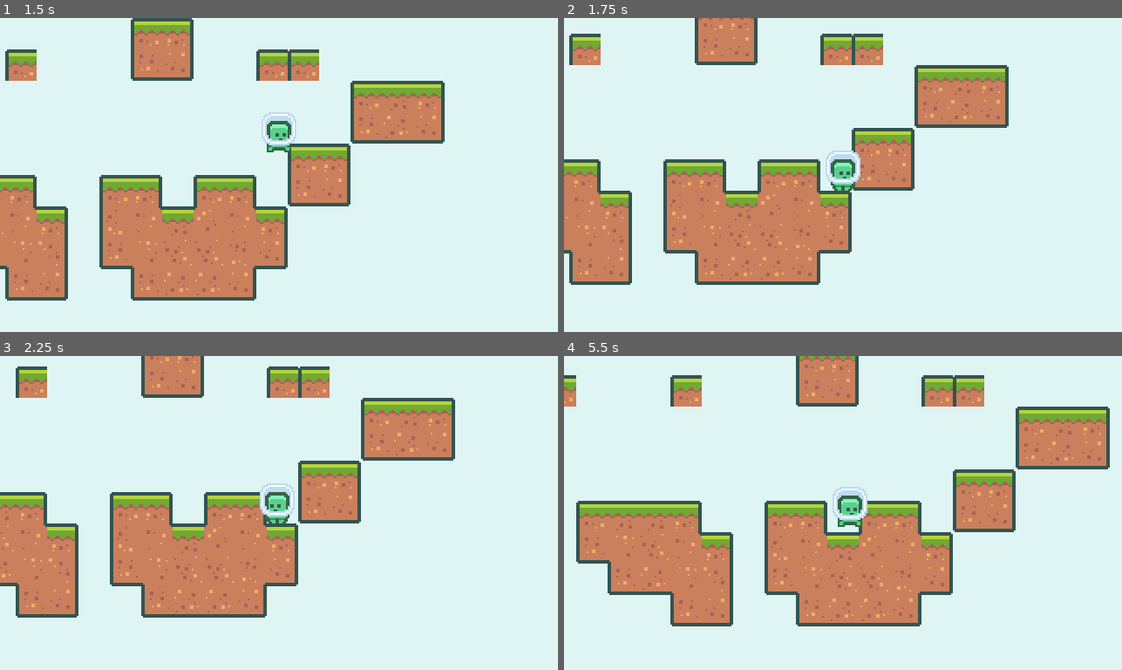
Above: before the commit, frames 1-4 (two rows, left to right).
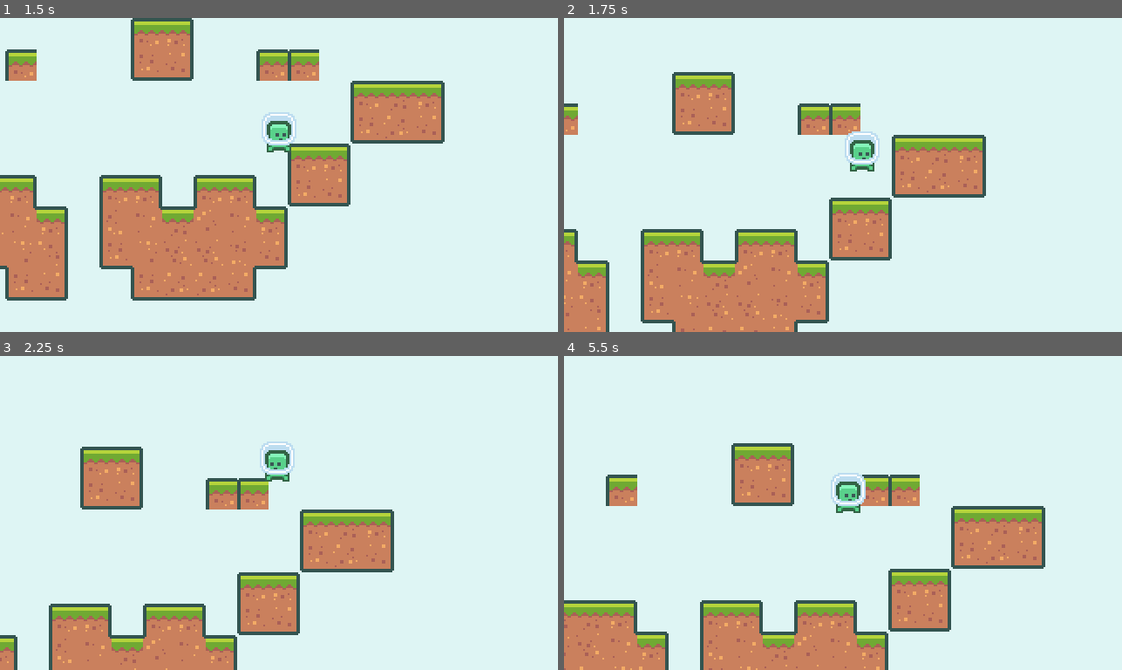
Above: after the commit, the same moments.

Repository: nahuakang/2dplatformer
Game: Godot game, scene res://scenes/Main.tscn
Same seed, same stepped clock (60 frames per second), same inputs: the game is played once before the commit and once after it.
Inputs:
- Up to frame 1 (1.5 s): hold W (jump) 0.53-1.28 s; hold D (move_right) from 0.53 s (still down); tap W (jump) at 1.35 s
- Up to frame 2 (1.75 s): keep holding D (move_right); tap W (jump) at 1.52 s
- Up to frame 3 (2.25 s): tap W (jump) at 1.82 s; release D (move_right) at 2.03 s; hold A (move_left) from 2.03 s (still down); hold W (jump) from 2.03 s (still down)
- Up to frame 4 (5.5 s): release A (move_left) at 2.78 s; release W (jump) at 2.78 s; hold D (move_right) 2.78-4.28 s; tap W (jump) at 2.85, 3.02, 3.32, 4.35, 4.52, 4.82 s; hold W (jump) 3.53-4.28 s; hold A (move_left) 4.28-5.03 s; hold D (move_right) from 5.03 s (still down); hold W (jump) from 5.03 s (still down)

Frame 1 is identical in both runs. In frame 2, 38% of the frame differs, in the area x 0-80%, y 0-100%; in frame 3, 38%; in frame 4, 44%, in the area x 0-98%, y 0-100%.

Commit message:
add double jumping

Diff:
--- a/scenes/Player.gd
+++ b/scenes/Player.gd
@@ -6,6 +6,7 @@
 var horizontal_acceleration = 2500
 var jump_speed = 360
 var jump_termination_multiplier = 4
+var has_double_jump = false
 
 func _ready() -> void:
 	pass # Replace with function body.
@@ -19,8 +20,13 @@
 
 	velocity.x = clamp(velocity.x, -max_horizontal_speed, max_horizontal_speed)
 
-	if (move_vector.y < 0 && (is_on_floor() || !$CoyoteTimer.is_stopped())):
+	if (move_vector.y < 0 && (is_on_floor() || !$CoyoteTimer.is_stopped() || has_double_jump)):
 		velocity.y = move_vector.y * jump_speed
+
+		if (!is_on_floor() && $CoyoteTimer.is_stopped()):
+			has_double_jump = false
+
+		$CoyoteTimer.stop()
 
 	if (velocity.y < 0 && !Input.is_action_pressed("jump")):
 		velocity.y += gravity * jump_termination_multiplier * delta
@@ -33,6 +39,9 @@
 
 	if (was_on_floor and !is_on_floor()):
 		$CoyoteTimer.start()
+
+	if (is_on_floor()):
+		has_double_jump = true
 
 	update_animation()
 
--- a/scenes/Player.tscn
+++ b/scenes/Player.tscn
@@ -29,7 +29,7 @@
 script = ExtResource( 2 )
 
 [node name="CoyoteTimer" type="Timer" parent="."]
-wait_time = 0.1
+wait_time = 0.15
 one_shot = true
 
 [node name="AnimatedSprite" type="AnimatedSprite" parent="."]
